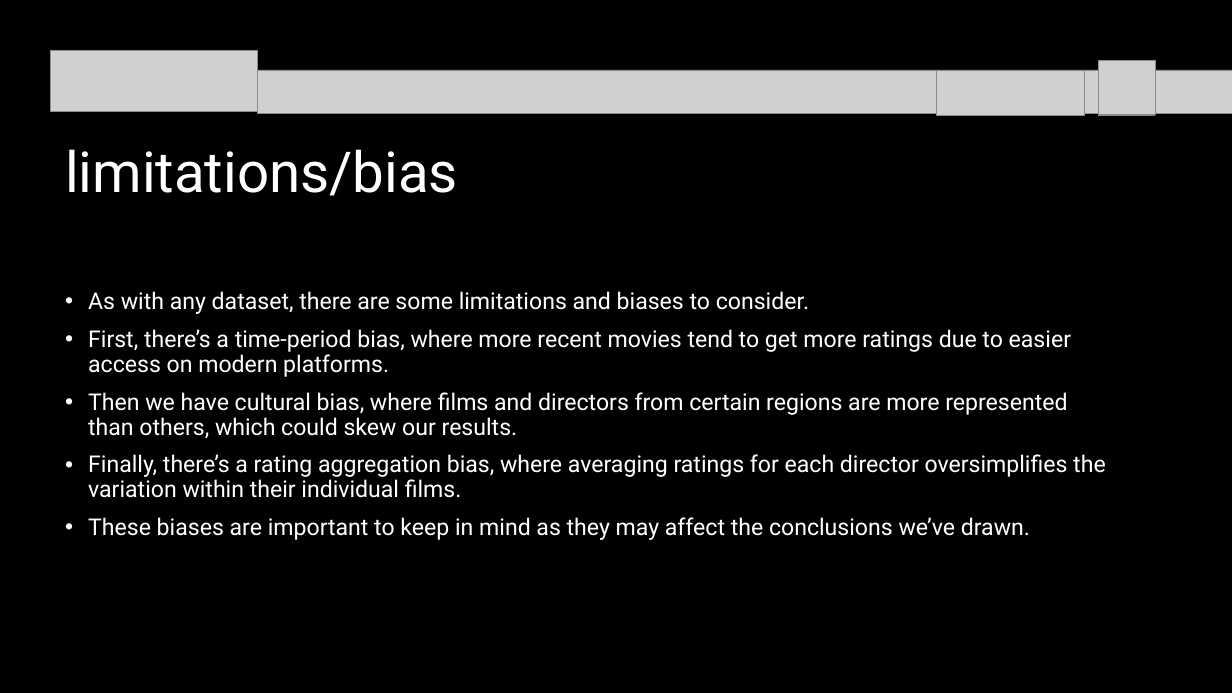
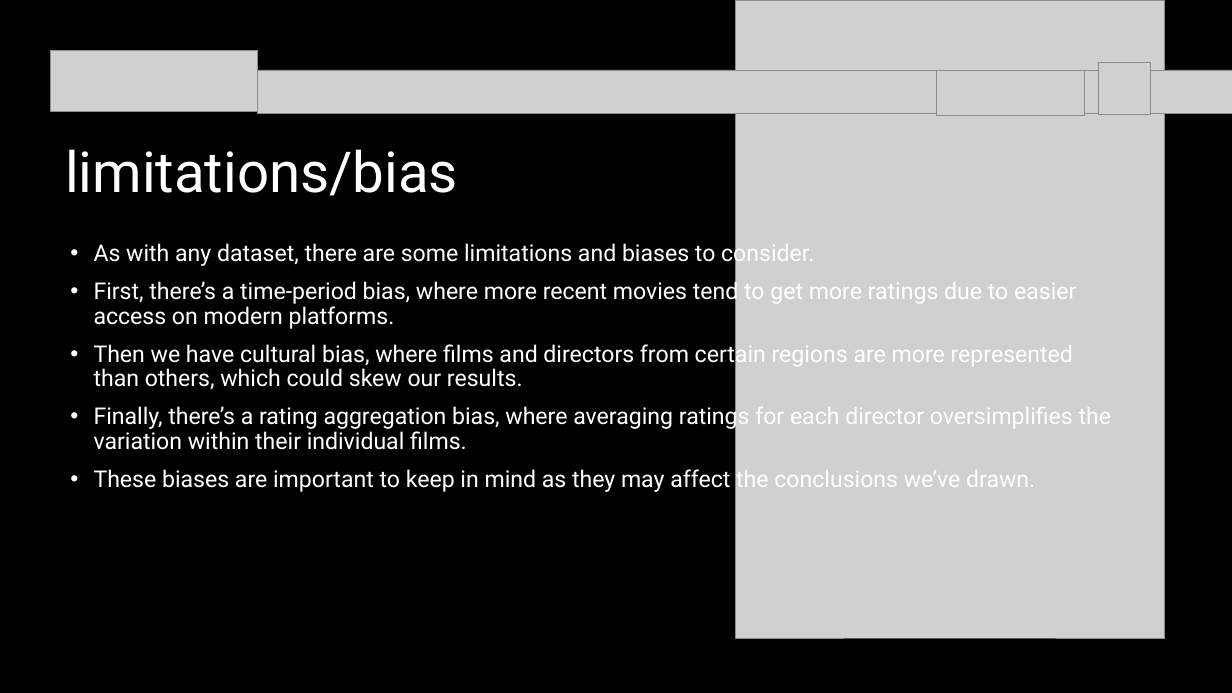
Before and after one commit to ajmonte0920/BootCamp24-project-4-group-08, a slide deck: slide 10 of Project 4_Group 8_Slide Deck.pptx. Drawn at 1232x693 pixels with LibreOffice and Linux fonts; fonts in the diff are those of the drawing; grey boxes stand for pictures. Boxes give left, top, right and bottom in pixels: in the first picture for what was removed or moved away, otherwise in the second. Text is boxed around its words. In the diff, an @@ line names an element or a change of style, - is before the commit and + after.

```diff
--- a/Project 4_Group 8_Slide Deck.pptx
+++ b/Project 4_Group 8_Slide Deck.pptx
@@ picture added at bbox=[736, 0, 1165, 638] @@
@@ picture removed at bbox=[1099, 61, 1154, 116] @@
@@ picture removed at bbox=[1099, 60, 1155, 115] @@
@@ text "As with any dataset, there ...": place and size @@
-text "As with any dataset, there ..." at bbox=[88, 291, 1106, 540]
+text "As with any dataset, there ..." at bbox=[94, 240, 1112, 492]
```
Also in this commit, not shown: 5 other slides changed, 1 slide added, 2 other files.
